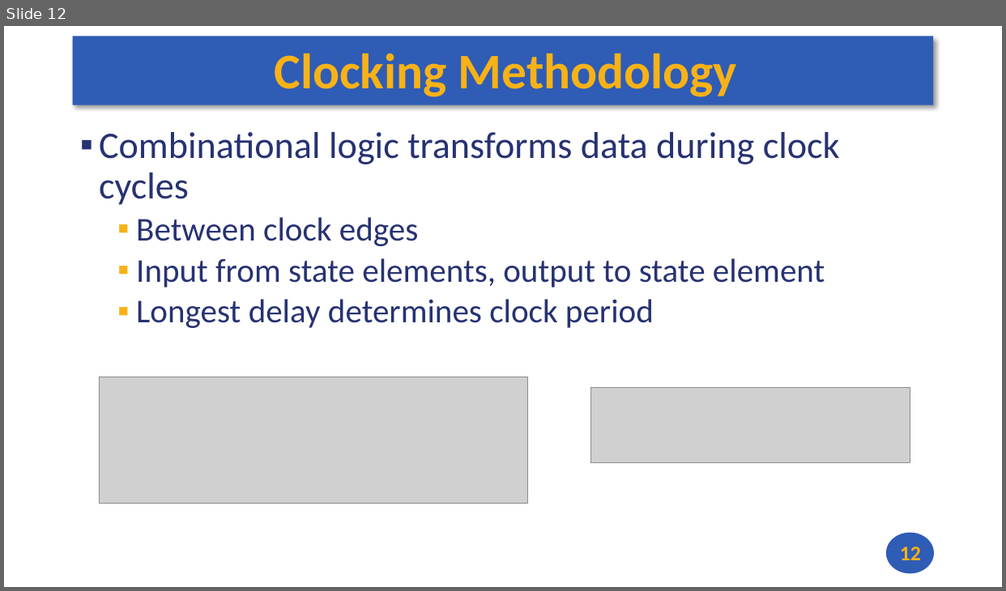
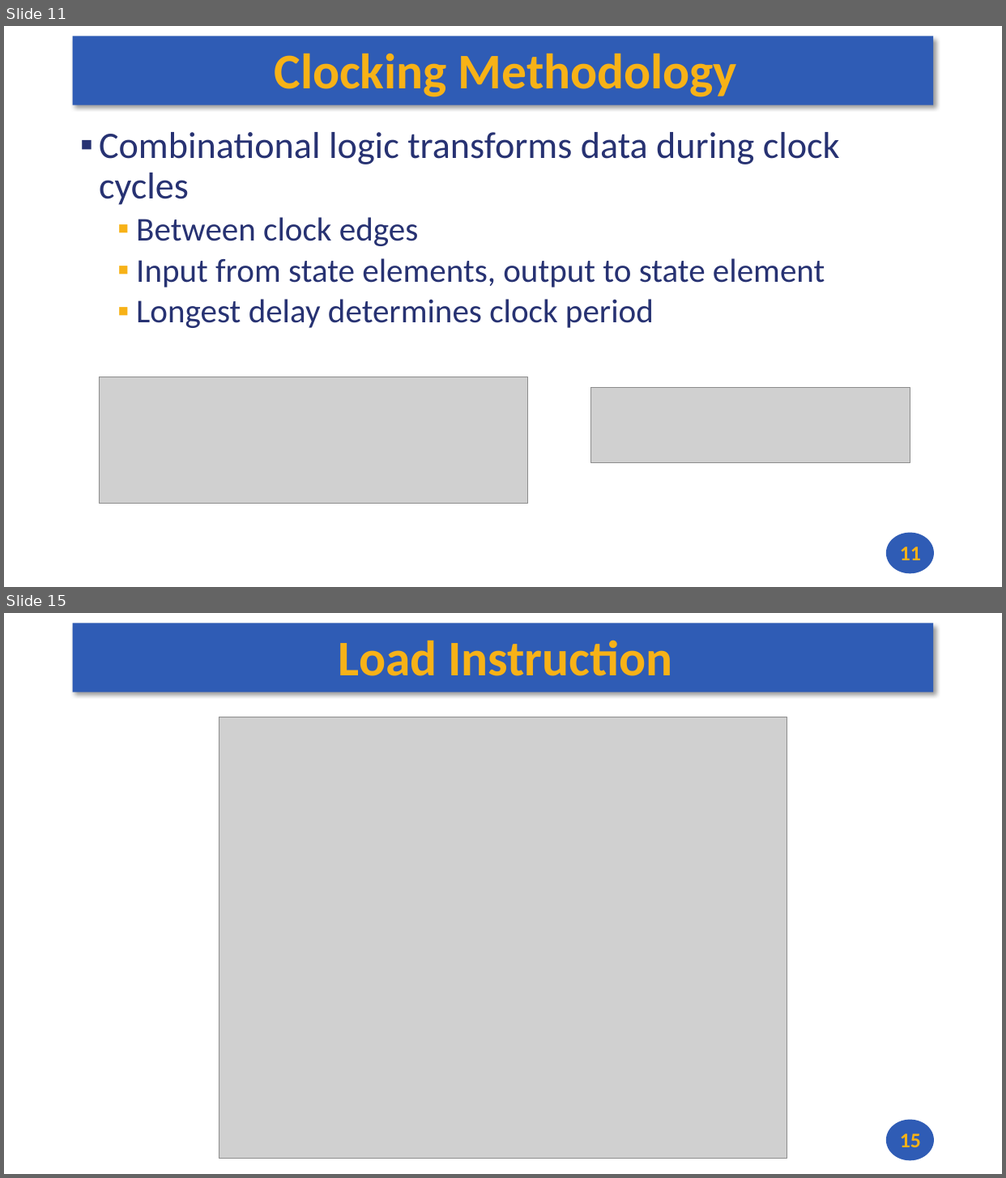
Before and after one commit to andrewt0301/hse-acos-course, a slide deck: docs/part1ca/09_Pipeline/CA_Lecture_09.pptx. Shown one above the other, each under a label of ours: slide 12 before the commit, slides 11 and 15 after it; the slides between them are not shown. The pictures are 1006x591 and 1006x1178 pixels, drawn with LibreOffice and Linux fonts; fonts in the diff are those of the drawing; grey boxes stand for pictures. Boxes give left, top, right and bottom in pixels: in the first picture for what was removed or moved away, otherwise in the second. Text is boxed around its words. In the diff, an @@ line names an element or a change of style, - is before the commit and + after.

```diff
--- a/docs/part1ca/09_Pipeline/CA_Lecture_09.pptx
+++ b/docs/part1ca/09_Pipeline/CA_Lecture_09.pptx
@@ slide 15 added at <box>4,613,1002,1174</box>, background #FFFFFF; not listed: 2 template elements that a slide beside it also shows @@
@@ title added at <box>339,640,672,676</box>, 48 pt, text #F7B217, bold @@
+Load Instruction
@@ picture added at <box>219,717,787,1159</box> @@
@@ page number added at <box>900,1134,921,1148</box>, 20 pt, text #F7B217, bold @@
+15
@@ what was slide 12 is now slide 11 @@
@@ page number at <box>900,547,921,561</box>: text changed @@
-12
+11
```
Also in this commit, not shown: 4 other slides added, 1 other file.
